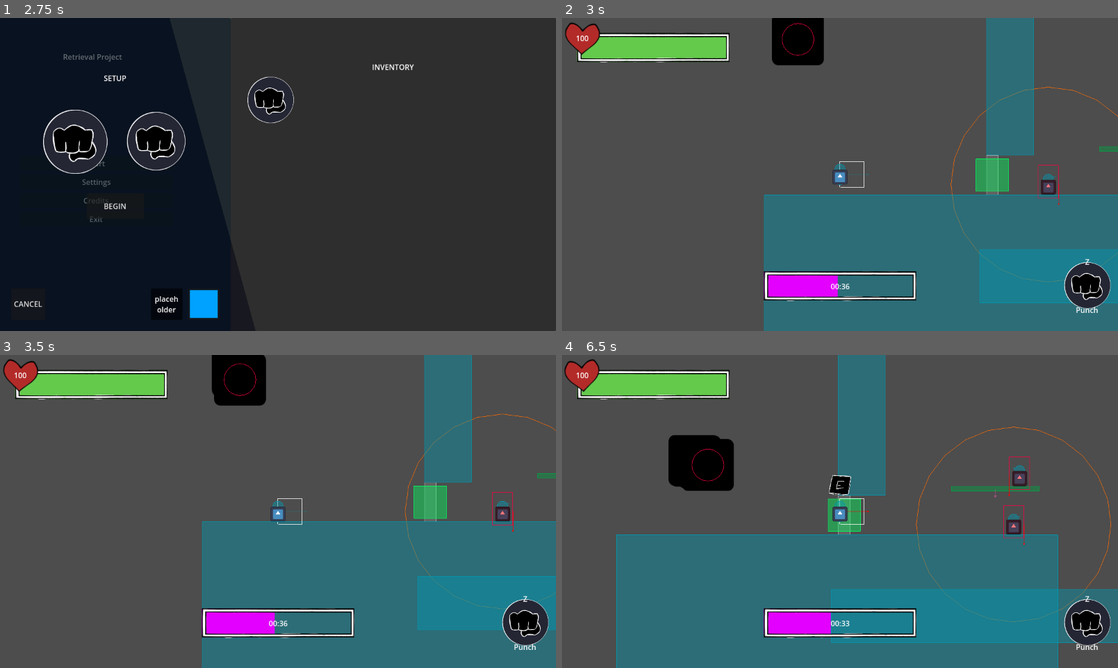
Above: before the commit, frames 1-4 (two rows, left to right).
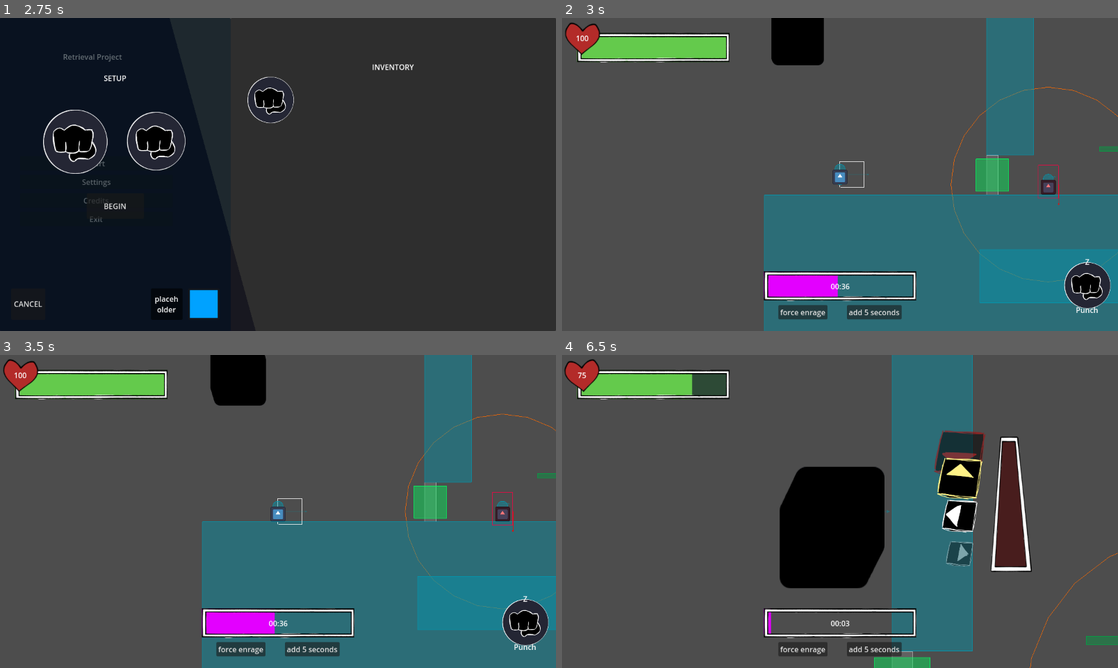
Above: after the commit, the same moments.

Repository: Normai11/gracearena
Game: Godot game, scene res://Scenes/Menus/Main/MainMenu.tscn
Same seed, same stepped clock (60 frames per second), same inputs: the game is played once before the commit and once after it. The engine's default icon, where the game draws it, is replaced by a stand-in: a white triangle on a blue panel in a dark square.
Inputs (mouse positions are in pixels of both pictures, inside the frame that each line leads up to):
- Up to frame 1 (2.75 s): click "Start" at 0.5 s; click "placeholder" at 1.25 s; click "Start" at 2 s
- Up to frame 2 (3 s): click "BEGIN" at 2.75 s
- Up to frame 3 (3.5 s): no input
- Up to frame 4 (6.5 s): click (801, 649) at 3.5 s, where only the run after the commit has a clickable "force enrage"; click (873, 649) at 4.25 s, where only the run after the commit has a clickable "add 5 seconds"; tap Enter at 5 s; move the mouse to (962, 495) at 5.02 s; hold Up (jump) 5.03-5.78 s; hold Right (right) from 5.03 s (still down); move the mouse to (728, 527) at 5.77 s; tap E (interact) at 5.85 s; tap Up (jump) at 6.02, 6.05, 6.32 s

Frame 1 is identical in both runs. In frame 2, 0.9% of the frame differs, in the area x 37-62%, y 0-97%; in frame 3, 0.9%; in frame 4, 52%, in the area x 2-100%, y 0-100%.
Error in both runs: Invalid access of index '0' on a base object of type: 'Array'. (res://Scripts/Menus/Main/setupMenu.gd:88)

Commit message:
improvements
more tweens n stuff, debug buttons for new enemy and gui overlap fix

Diff:
--- a/Scenes/Characters/Mods/skeletron.tscn
+++ b/Scenes/Characters/Mods/skeletron.tscn
@@ -116,16 +116,17 @@
 debug_color = Color(1, 0, 0, 0.42)
 
 [node name="REDACTION" type="CPUParticles2D" parent="."]
+z_index = 256
+z_as_relative = false
 amount = 16
 texture = ExtResource("1_1t3qa")
 lifetime = 0.5
 gravity = Vector2(0, 0)
-scale_amount_min = 0.75
+scale_amount_min = 1.25
 scale_amount_max = 1.25
 color = Color(0, 0, 0, 1)
 
 [node name="TextureRect" type="TextureRect" parent="."]
-modulate = Color(0, 0, 0, 1)
 anchors_preset = 8
 anchor_left = 0.5
 anchor_top = 0.5
@@ -148,7 +149,6 @@
 debug_color = Color(0.99, 0, 0.264, 0)
 
 [node name="HUD" type="CanvasLayer" parent="."]
-layer = 0
 
 [node name="Screen" type="Control" parent="HUD"]
 layout_mode = 3
@@ -157,6 +157,7 @@
 anchor_bottom = 1.0
 grow_horizontal = 2
 grow_vertical = 2
+mouse_filter = 2
 
 [node name="TIMER" type="TextureProgressBar" parent="HUD/Screen"]
 layout_mode = 1
@@ -197,6 +198,35 @@
 horizontal_alignment = 1
 vertical_alignment = 1
 
+[node name="force" type="Button" parent="HUD/Screen/TIMER"]
+layout_mode = 1
+anchors_preset = 2
+anchor_top = 1.0
+anchor_bottom = 1.0
+offset_left = 32.0
+offset_top = 9.0
+offset_right = 138.0
+offset_bottom = 40.0
+grow_vertical = 0
+focus_mode = 0
+text = "force enrage"
+
+[node name="add" type="Button" parent="HUD/Screen/TIMER"]
+layout_mode = 1
+anchors_preset = 3
+anchor_left = 1.0
+anchor_top = 1.0
+anchor_right = 1.0
+anchor_bottom = 1.0
+offset_left = -150.0
+offset_top = 9.0
+offset_right = -32.0
+offset_bottom = 40.0
+grow_horizontal = 0
+grow_vertical = 0
+focus_mode = 0
+text = "add 5 seconds"
+
 [node name="SC_Input" type="TextureProgressBar" parent="HUD/Screen"]
 modulate = Color(1, 1, 1, 0)
 layout_mode = 1
@@ -206,9 +236,9 @@
 anchor_right = 0.5
 anchor_bottom = 0.5
 offset_left = 312.5
-offset_top = -199.5
+offset_top = -61.5
 offset_right = 425.5
-offset_bottom = 167.5
+offset_bottom = 305.5
 grow_horizontal = 2
 grow_vertical = 2
 scale = Vector2(0.8, 0.8)
@@ -236,3 +266,5 @@
 }
 
 [connection signal="body_entered" from="Hurtbox" to="." method="body_check"]
+[connection signal="pressed" from="HUD/Screen/TIMER/force" to="." method="debugEnrage"]
+[connection signal="pressed" from="HUD/Screen/TIMER/add" to="." method="debugAddTime"]
--- a/Scenes/Menus/inGame/playerGUI.tscn
+++ b/Scenes/Menus/inGame/playerGUI.tscn
@@ -360,6 +360,7 @@
 anchor_bottom = 1.0
 grow_horizontal = 2
 grow_vertical = 2
+mouse_filter = 2
 
 [node name="abilityInfo" type="PanelContainer" parent="HUDparent"]
 z_index = 1028
--- a/Scenes/Menus/inGame/skillcheckInputPrompt.tscn
+++ b/Scenes/Menus/inGame/skillcheckInputPrompt.tscn
@@ -128,12 +128,9 @@
 tracks/1/interp = 1
 tracks/1/loop_wrap = true
 tracks/1/keys = {
-"times": PackedFloat32Array(0, 0.31),
-"transitions": PackedFloat32Array(1, 1),
+"times": PackedFloat32Array(0.31),
+"transitions": PackedFloat32Array(1),
 "values": [{
-"args": [],
-"method": &"kill_tweens"
-}, {
 "args": [],
 "method": &"queue_free"
 }]
--- a/Scripts/Characters/Enemies/Mods/skeletron.gd
+++ b/Scripts/Characters/Enemies/Mods/skeletron.gd
@@ -82,12 +82,15 @@
 var dispTime : float = 0.0
 var timeTween : Tween
 var dispTween : Tween
+var scInputTween : Tween
 
 func _ready() -> void:
 	dispTween = get_tree().create_tween()
 	timeTween = get_tree().create_tween()
+	scInputTween = get_tree().create_tween()
 	dispTween.kill()
 	timeTween.kill()
+	scInputTween.kill()
 
 	get_parent().specialStage = true
 	target = get_parent().playerReference
@@ -113,10 +116,10 @@
 
 		scTimer -= delta
 		if scTimer <= 0:
-			scInputProgress -= 0.25
+			scInputProgress -= 0.5
 
 			scTimer = 0.5
-			target.health -= 0.5
+			target.health -= 0.75
 			target.guiScene.update_health()
 
 		velocity = lerp(velocity, Vector2.ZERO, delta * acceleration)
@@ -156,7 +159,8 @@
 		elif scInputProgress >= skillcheckInputMax - 1:
 			release_rage_grab()
 
-		inputSC.value = scInputProgress
+		if !scInputTween.is_valid():
+			inputSC.value = scInputProgress
 
 func switch_state(stateSwap : states) -> void:
 	state = stateSwap
@@ -197,7 +201,14 @@
 	if value:
 		scInputProgress += 1
 	else:
-		scInputProgress -= 0.5
+		scInputProgress -= 2
+
+	if scInputTween:
+		scInputTween.kill()
+	scInputTween = get_tree().create_tween()
+	scInputTween.set_ease(Tween.EASE_OUT)
+	scInputTween.set_trans(Tween.TRANS_EXPO)
+	scInputTween.tween_property(inputSC, "value", scInputProgress, 0.2)
 
 func next_prompt() -> void:
 	scInputChildren.remove_at(0)
@@ -282,13 +293,15 @@
 	if isEnraged:
 		isEnraged = false
 		switch_state(states.PASSIVE)
+		if skillcheck:
+			release_rage_grab()
 	timer += (amt + 1)
 
 	if timeTween:
 		timeTween.kill()
-	timeTween = get_tree().create_tween()
 	if dispTween:
 		dispTween.kill()
+	timeTween = get_tree().create_tween()
 	dispTween = get_tree().create_tween()
 
 	timeTween.set_ease(Tween.EASE_OUT)
@@ -301,3 +314,9 @@
 
 func force_display(value : float) -> void:
 	dispTime = value
+
+func debugEnrage() -> void:
+	timer = 0
+
+func debugAddTime() -> void:
+	add_time(5)
--- a/Scripts/Menus/inGame/playerGUI.gd
+++ b/Scripts/Menus/inGame/playerGUI.gd
@@ -88,10 +88,10 @@
 		modulateTween.kill()
 	if cameraTween:
 		cameraTween.kill()
-	modulateTween = get_tree().create_tween()
-	cameraTween = get_tree().create_tween()
 
 	if value:
+		modulateTween = get_tree().create_tween()
+		cameraTween = get_tree().create_tween()
 		healthBar.top_level = true
 
 		modulateTween.set_ease(Tween.EASE_OUT)
@@ -101,6 +101,9 @@
 		cameraTween.tween_property(player.camera, "zoom", Vector2(1.2,1.2), 0.5)
 		modulateTween.tween_property($HUDparent, "modulate", Color("ffffff00"), 0.6)
 	else:
+		modulateTween = get_tree().create_tween()
+		cameraTween = get_tree().create_tween()
+
 		modulateTween.set_ease(Tween.EASE_IN)
 		modulateTween.set_trans(Tween.TRANS_SINE)
 		cameraTween.set_ease(Tween.EASE_OUT)
--- a/Scripts/Menus/inGame/scInputPrompt.gd
+++ b/Scripts/Menus/inGame/scInputPrompt.gd
@@ -13,9 +13,17 @@
 var colorTween : Tween
 
 func _ready() -> void:
-	$AnimationPlayer.play("add_child")
 	if !disabled:
 		enable()
+	# this bug with tweens is really annoying and i dont know how to fix it
+	# the bug occurs whenever skeletron grabs the player and releases them for the input skillcheck
+	# i wanna rip my hair out :((((
+	#movementTween = get_tree().create_tween()
+	#movementTween.kill()
+	#colorTween = get_tree().create_tween()
+	#colorTween.kill()
+
+	$AnimationPlayer.play("add_child")
 
 	if prompt.x == 1:
 		$image.frame = 1
@@ -28,31 +36,32 @@
 
 func enable() -> void:
 	disabled = false
-	color_shift(true)
+	if movementTween:
+		movementTween.kill()
 	movementTween = get_tree().create_tween()
 	movementTween.set_ease(Tween.EASE_OUT)
 	movementTween.set_trans(Tween.TRANS_EXPO)
 	movementTween.tween_property($image, "scale", Vector2(0.75, 0.75), 1.5)
+	color_shift(true)
 
 func prompt_triggered() -> void:
 	disabled = true
 	evilParent.next_prompt()
 	$AnimationPlayer.play("queue_free")
 
-func kill_tweens() -> void:
-	if movementTween:
-		movementTween.kill()
-
 func color_shift(value : bool) -> void:
 	if colorTween:
 		colorTween.kill()
-	colorTween = get_tree().create_tween()
-	colorTween.set_ease(Tween.EASE_OUT)
-	colorTween.set_trans(Tween.TRANS_CUBIC)
 
 	if value:
+		colorTween = get_tree().create_tween()
+		colorTween.set_ease(Tween.EASE_OUT)
+		colorTween.set_trans(Tween.TRANS_CUBIC)
 		colorTween.tween_property($image, "modulate", Color("fff17b"), 0.3)
 	else:
+		colorTween = get_tree().create_tween()
+		colorTween.set_ease(Tween.EASE_OUT)
+		colorTween.set_trans(Tween.TRANS_CUBIC)
 		colorTween.tween_property($image, "modulate", Color("b70505"), 0.2)
 
 func _process(delta: float) -> void:
--- a/debug_object.tscn
+++ b/debug_object.tscn
@@ -72,7 +72,7 @@
 horizontal_alignment = 2
 
 [node name="reload" type="Button" parent="."]
-z_index = 5
+z_index = 10
 layout_mode = 1
 anchors_preset = 1
 anchor_left = 1.0
@@ -85,7 +85,7 @@
 text = "Reload Scene"
 
 [node name="recover" type="Button" parent="."]
-z_index = 5
+z_index = 10
 layout_mode = 1
 anchors_preset = 1
 anchor_left = 1.0
@@ -106,7 +106,7 @@
 rounded = true
 
 [node name="settings" type="Button" parent="."]
-z_index = 5
+z_index = 10
 layout_mode = 1
 anchors_preset = 1
 anchor_left = 1.0
@@ -119,7 +119,7 @@
 text = "Open Settings"
 
 [node name="main" type="Button" parent="."]
-z_index = 5
+z_index = 10
 layout_mode = 1
 anchors_preset = 1
 anchor_left = 1.0
@@ -132,6 +132,7 @@
 text = "Go to Main Menu"
 
 [node name="selection" type="OptionButton" parent="."]
+z_index = 10
 layout_mode = 1
 anchors_preset = 6
 anchor_left = 1.0
@@ -155,6 +156,7 @@
 popup/item_2/id = 1
 
 [node name="enable" type="CheckBox" parent="."]
+z_index = 10
 layout_mode = 0
 offset_left = 1037.0
 offset_top = 223.0
@@ -163,6 +165,7 @@
 focus_mode = 0
 
 [node name="hp" type="HScrollBar" parent="."]
+z_index = 10
 layout_mode = 1
 anchors_preset = 6
 anchor_left = 1.0
@@ -180,6 +183,7 @@
 allow_greater = true
 
 [node name="spd" type="HScrollBar" parent="."]
+z_index = 10
 layout_mode = 1
 anchors_preset = 6
 anchor_left = 1.0
@@ -198,6 +202,7 @@
 allow_greater = true
 
 [node name="dmg" type="HScrollBar" parent="."]
+z_index = 10
 layout_mode = 1
 anchors_preset = 6
 anchor_left = 1.0
